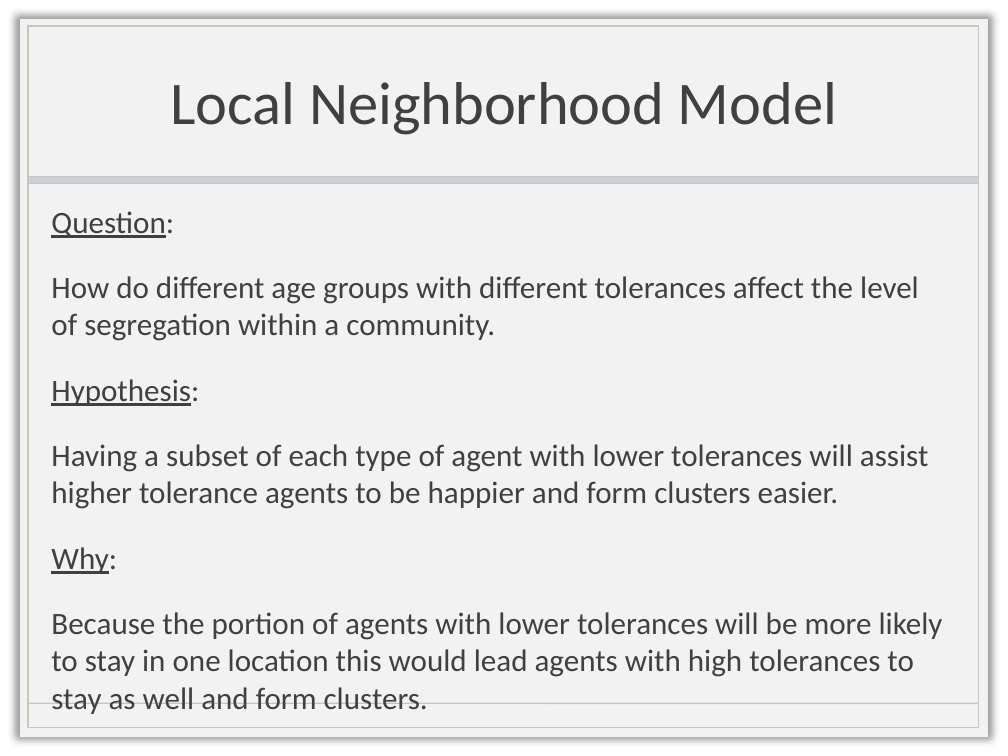
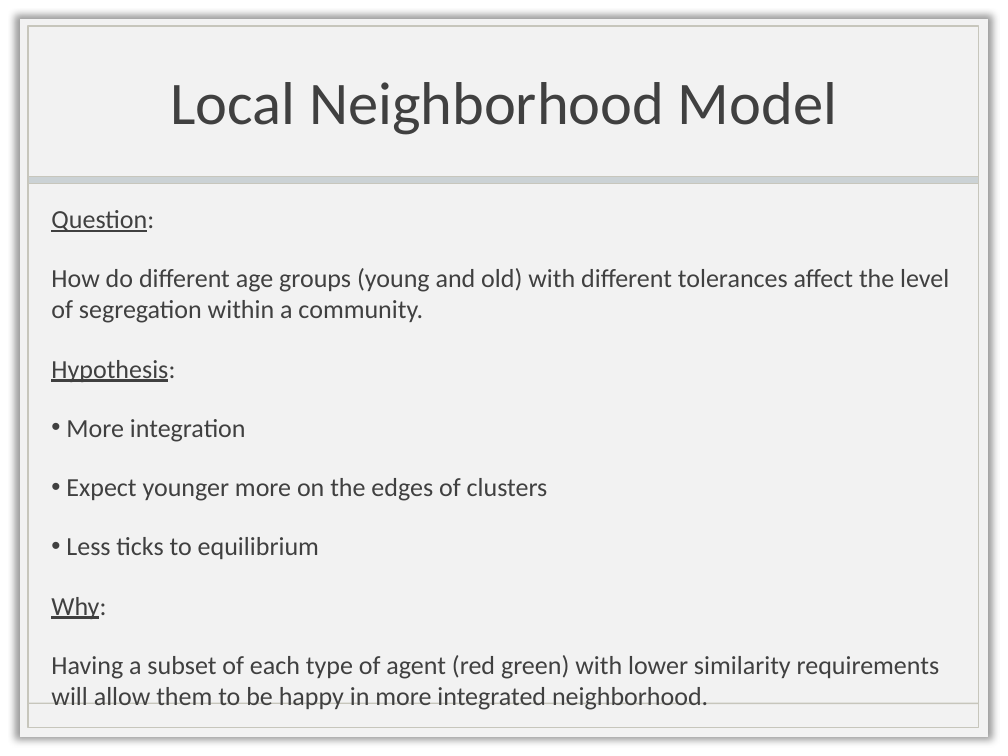
Before and after one commit to chathika/CAP6675HW2, a slide deck: slide 2 of CAP6675_HW2_Presentation.pptx. Drawn at 1008x756 pixels with LibreOffice and Linux fonts; fonts in the diff are those of the drawing; background and template pictures are left out. Boxes give left, top, right and bottom in pixels: in the first picture for what was removed or moved away, otherwise in the second. Text is boxed around its words. In the diff, an @@ line names an element or a change of style, - is before the commit and + after.

Commit message:
Changes to local model
density

```diff
--- a/CAP6675_HW2_Presentation.pptx
+++ b/CAP6675_HW2_Presentation.pptx
@@ text at [51,210,175,619]: size 22.2 to 18.6 pt in "Question:", "Hypothesis:", "Why:" @@
@@ text at [51,268,949,323]: text changed; size 22.2 to 18.6 pt @@
-How do different age groups with different tolerances affect the level of segregation within a community.
+How do different age groups (young and old) with different tolerances affect the level of segregation within a community.
@@ text at [66,419,548,559]: text changed; size 22.2 to 18.6 pt @@
-Having a subset of each type of agent with lower tolerances will assist higher tolerance agents to be happier and form clusters easier.
+• More integration
+• Expect younger more on the edges of clusters
+• Less ticks to equilibrium
@@ text at [51,655,940,710]: text changed; size 22.2 to 18.6 pt @@
-Because the portion of agents with lower tolerances will be more likely to stay in one location this would lead agents with high tolerances to stay as well and form clusters.
+Having a subset of each type of agent (red green) with lower similarity requirements will allow them to be happy in more integrated neighborhood.
```
Also in this commit, not shown: 5 other slides changed.
